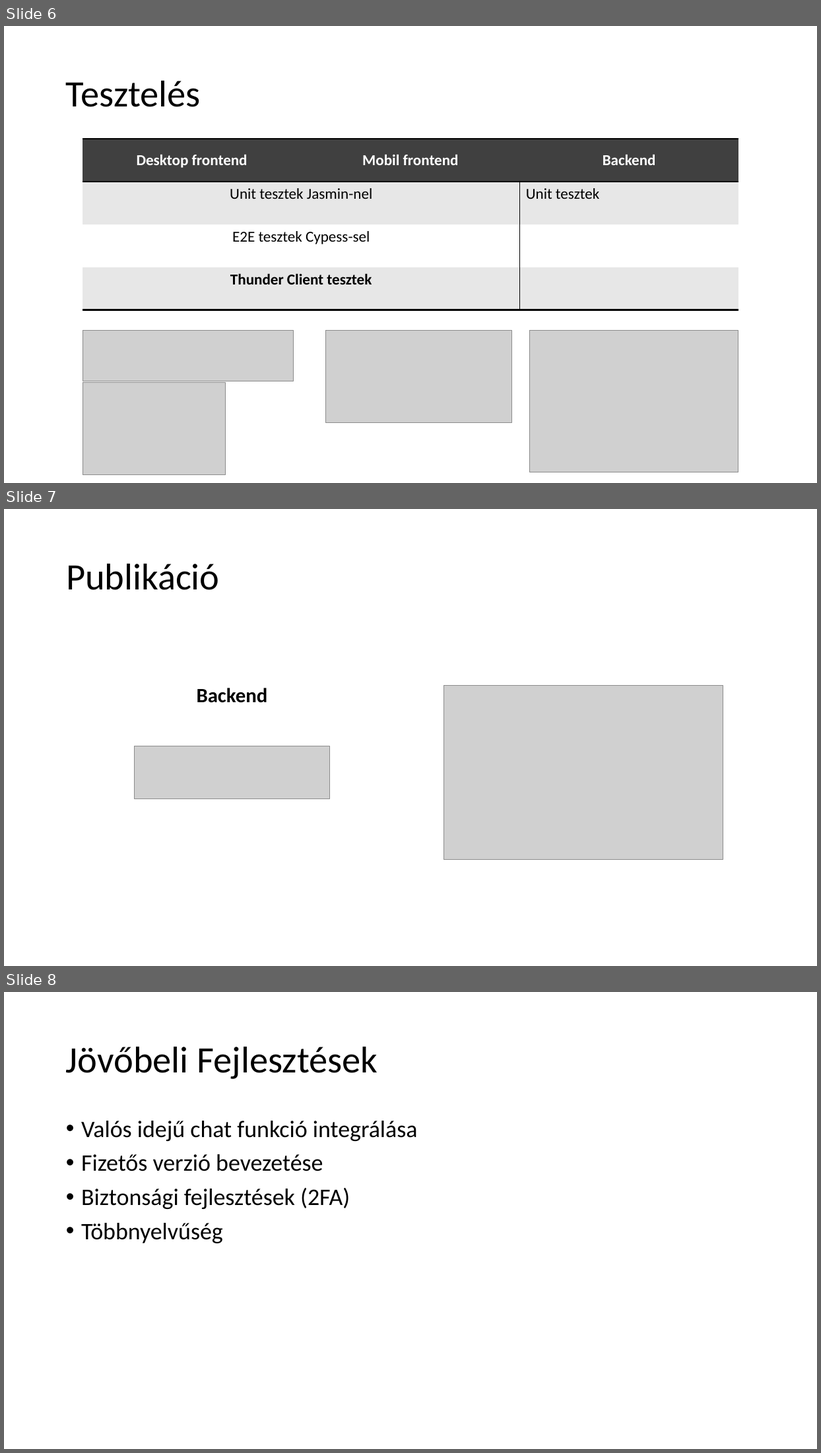
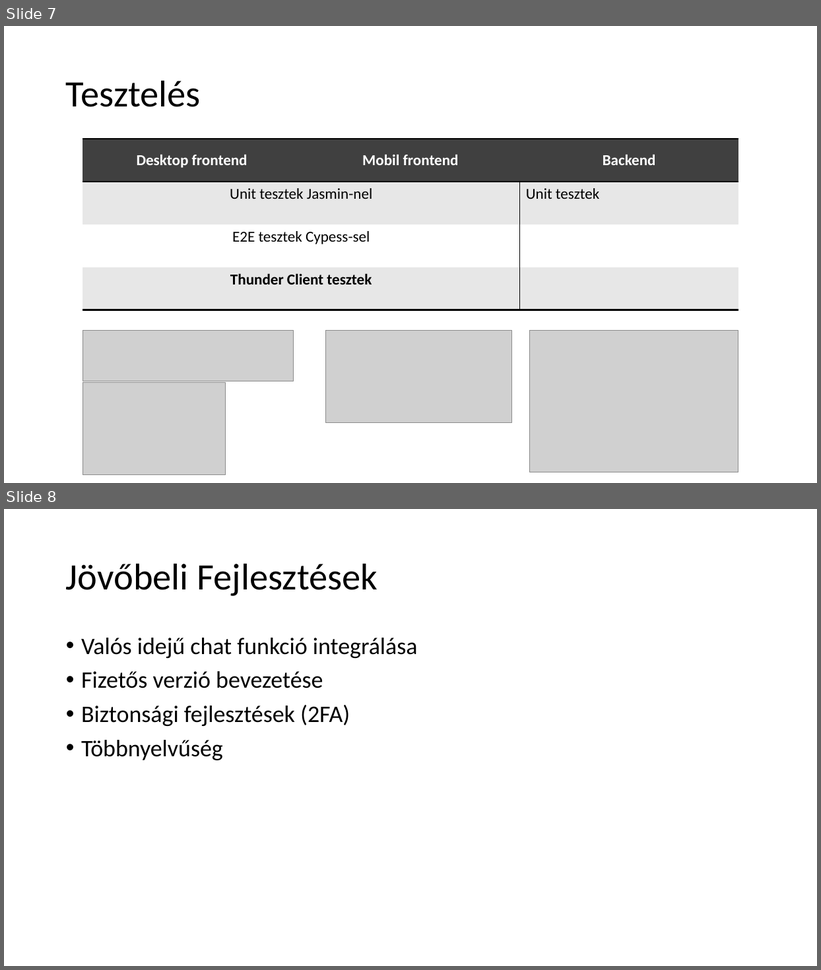
Before and after one commit to hubatrifusz/elevate, a slide deck: zarodolgozat.pptx. Shown one above the other, each under a label of ours: slides 6, 7 and 8 before the commit, slides 7 and 8 after it. The pictures are 821x1453 and 821x970 pixels, drawn with LibreOffice and Linux fonts; fonts in the diff are those of the drawing; grey boxes stand for pictures; background and template pictures are left out. Boxes give left, top, right and bottom in pixels: in the first picture for what was removed or moved away, otherwise in the second. Text is boxed around its words. In the diff, an @@ line names an element or a change of style, - is before the commit and + after.

Commit message:
ppt fix

```diff
--- a/zarodolgozat.pptx
+++ b/zarodolgozat.pptx
@@ slide 7 removed at <box>4,509,817,966</box>, background #FFFFFF @@
@@ title removed at <box>66,563,219,590</box> @@
-Publikáció
@@ picture removed at <box>444,686,723,860</box> @@
@@ text removed at <box>545,685,622,686</box> @@
-Frontend
@@ text removed at <box>197,688,268,703</box> @@
-Backend
@@ picture removed at <box>135,747,330,800</box> @@
@@ what was slide 6 is now slide 7 @@
```
Also in this commit, not shown: 1 slide added.
